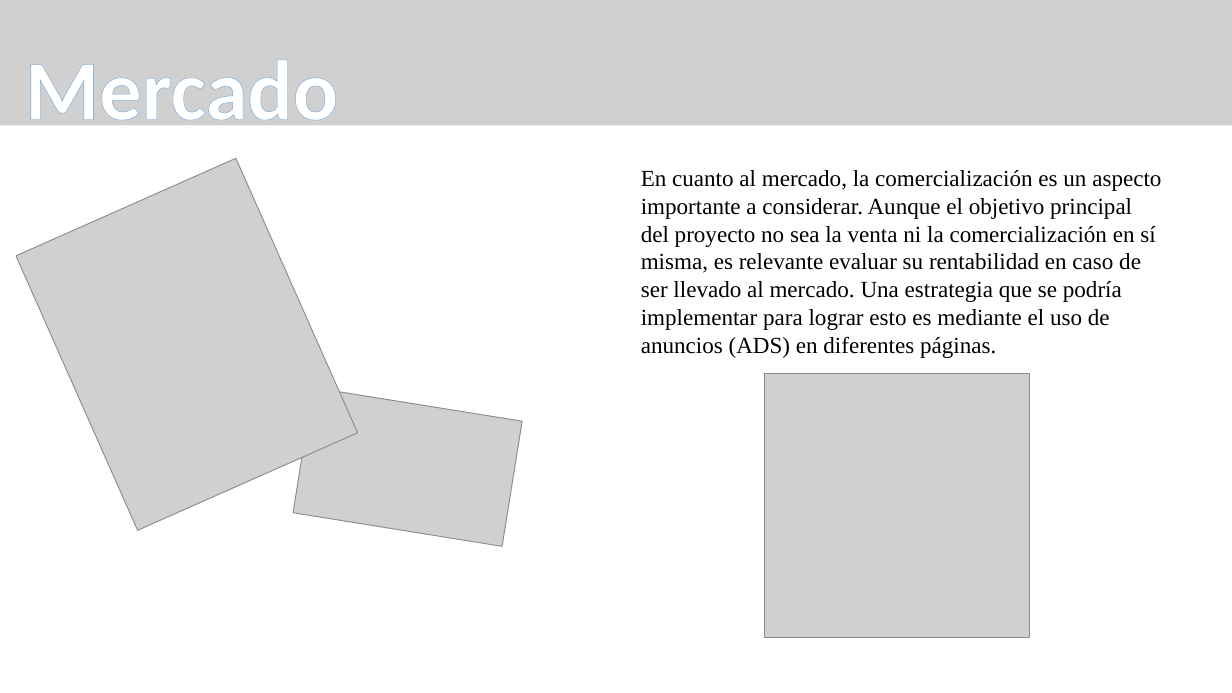
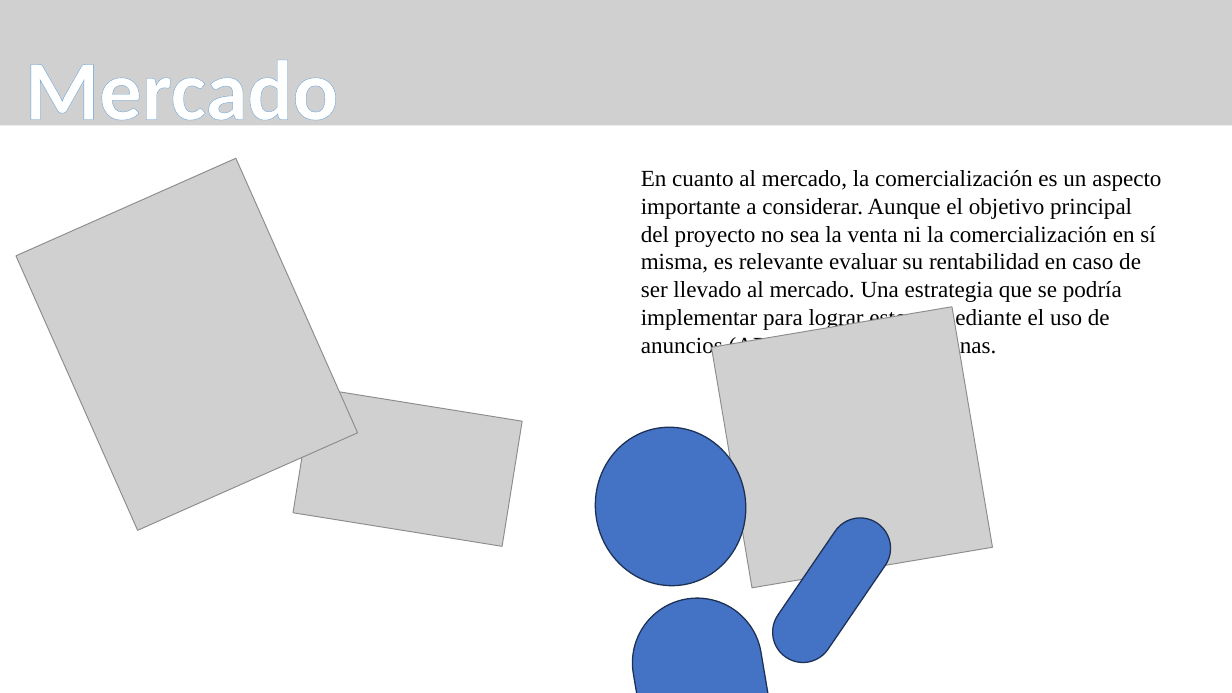
Before and after one commit to CBujeda/TFG-PROYECT-Nine_Image_Board, a slide deck: slide 25 of Documentation/presentación/NIB 0.1.1 - PRESENTATION .pptx. Drawn at 1232x693 pixels with LibreOffice and Linux fonts; fonts in the diff are those of the drawing; grey boxes stand for pictures. Boxes give left, top, right and bottom in pixels: in the first picture for what was removed or moved away, otherwise in the second. Text is boxed around its words. In the diff, an @@ line names an element or a change of style, - is before the commit and + after.

```diff
--- a/Documentation/presentación/NIB 0.1.1 - PRESENTATION .pptx
+++ b/Documentation/presentación/NIB 0.1.1 - PRESENTATION .pptx
@@ picture at (x1=712, y1=307, x2=993, y2=588): rotation 0 to 350 degrees @@
@@ ellipse added at (x1=583, y1=416, x2=758, y2=597), fill #4472C4, outline #1E3256 1 pt @@
@@ rounded rectangle added at (x1=761, y1=506, x2=903, y2=675), fill #4472C4, outline #1E3256 1 pt @@
@@ rounded rectangle added at (x1=623, y1=588, x2=785, y2=693), fill #4472C4, outline #1E3256 1 pt @@
```
Also in this commit, not shown: 4 other slides changed, 5 other files.
